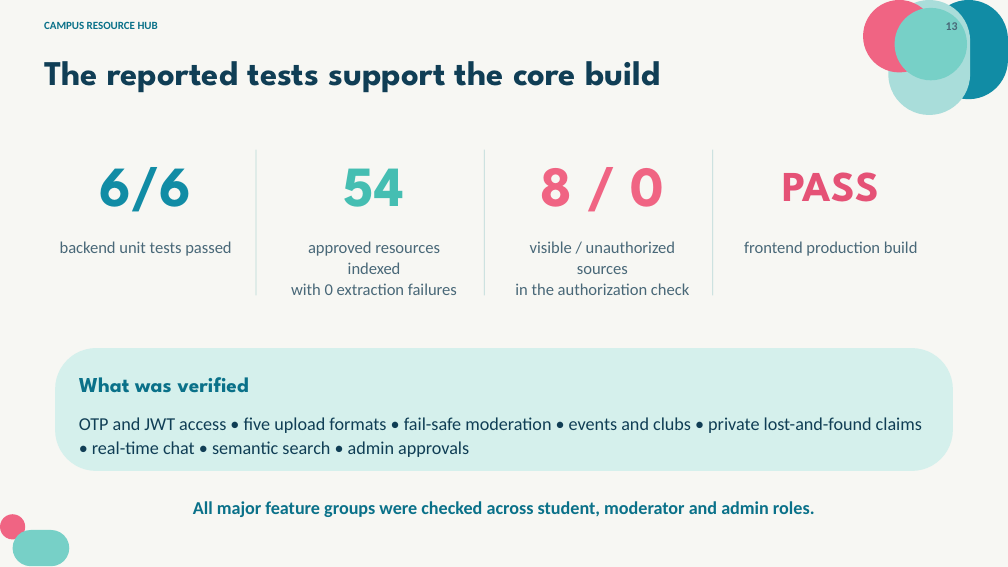
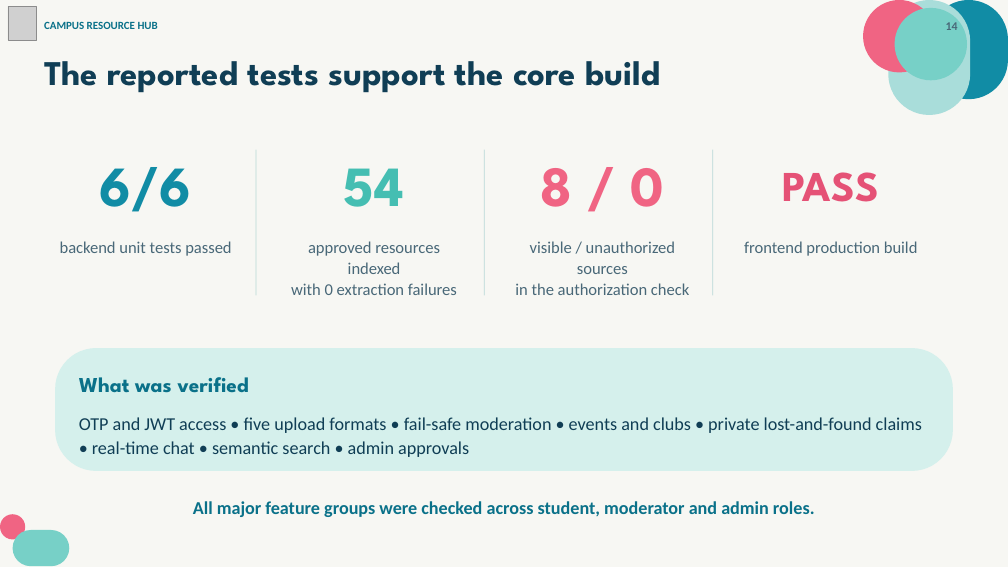
Before and after one commit to KaziAkibRayhan/campus-resource-hub-frontend, a slide deck: slide 14 of project-documentation/Campus_Resource_Hub_Project_Presentation_Final_No_Questions.pptx (slide 13 before the commit). Drawn at 1008x567 pixels with LibreOffice and Linux fonts; fonts in the diff are those of the drawing; grey boxes stand for pictures. Boxes give left, top, right and bottom in pixels: in the first picture for what was removed or moved away, otherwise in the second. Text is boxed around its words. In the diff, an @@ line names an element or a change of style, - is before the commit and + after.

```diff
--- a/project-documentation/Campus_Resource_Hub_Project_Presentation_Final_No_Questions.pptx
+++ b/project-documentation/Campus_Resource_Hub_Project_Presentation_Final_No_Questions.pptx
@@ picture added at (8,7,36,40) @@
@@ text at (946,22,958,30): text changed @@
-13
+14
```
Also in this commit, not shown: 12 other slides changed, 1 slide added.
